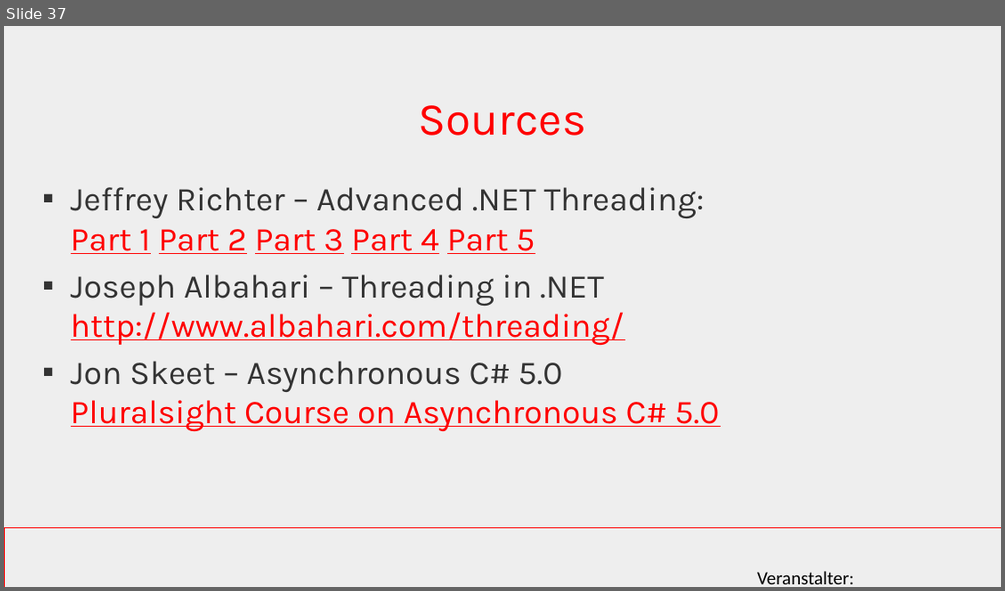
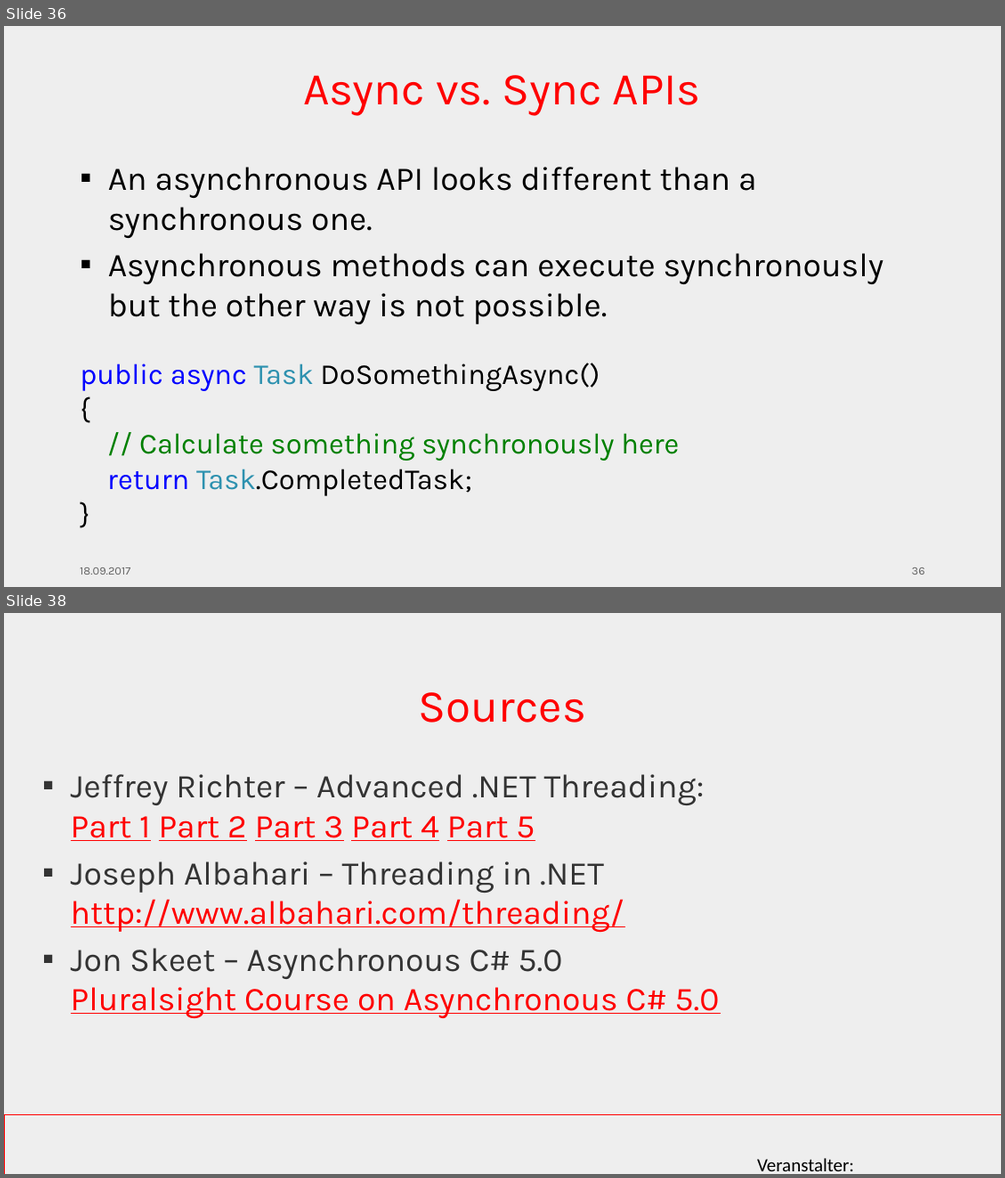
Before and after one commit to feO2x/AdcCore2017.MultithreadingAndAsync, a slide deck: ADC Core 2017 - Multithreading and Async Operations in ASP.NET Core.pptx. Shown one above the other, each under a label of ours: slide 37 before the commit, slides 36 and 38 after it; the slides between them are not shown. The pictures are 1005x591 and 1005x1178 pixels, drawn with LibreOffice and Linux fonts; fonts in the diff are those of the drawing; background and template pictures are left out. Boxes give left, top, right and bottom in pixels: in the first picture for what was removed or moved away, otherwise in the second. Text is boxed around its words. In the diff, an @@ line names an element or a change of style, - is before the commit and + after.

Commit message:
added slide showing how asynchronous methods can run in a synchronous fashion

```diff
--- a/ADC Core 2017 - Multithreading and Async Operations in ASP.NET Core.pptx
+++ b/ADC Core 2017 - Multithreading and Async Operations in ASP.NET Core.pptx
@@ slide 36 added at (4,26,1001,587), background #EEEEEE @@
@@ title added at (303,75,701,116), 44 pt, text #FF0000 @@
+Async vs. Sync APIs
@@ text added at (80,167,883,496), 32 pt, text #000000 @@
+▪ An asynchronous API looks different than a synchronous one.
+▪ Asynchronous methods can execute synchronously but the other way is not possible.
+public async Task DoSomethingAsync()
+{
+// Calculate something synchronously here
+return Task.CompletedTask;
+}
@@ text added at (80,567,130,574), 11 pt, text #656565 @@
+18.09.2017
@@ page number added at (912,567,925,574), 11 pt, text #656565 @@
+36
@@ what was slide 37 is now slide 38 @@
```
Also in this commit, not shown: 1 slide changed.
